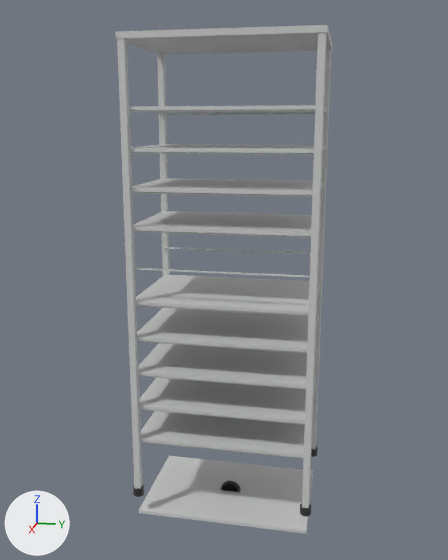
What one commit did to the Blender file objects_individually/storage-shelving/157-mobile_tray_rack/model.blend.
Camera for both pictures: a camera (50 mm lens) standing at (2.178, 0.409, 1.411) and looking at (-0.003, -0.028, 0.865). Every picture has the same lights, and +X, +Y and +Z are marked at lower left. The picture after the commit comes second.

Objects in the first picture: 'mobile_tray_rack_body_graphite', 'mobile_tray_rack_body_steel', 'mobile_tray_rack_castor_3_graphite', 'mobile_tray_rack_tray_steel'.
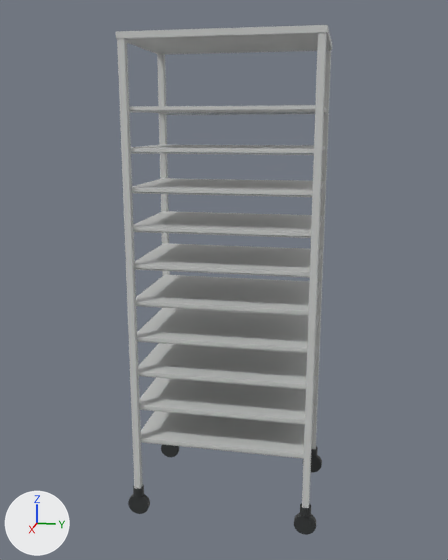
ob_mobile_tray_rack_tray_joint is not drawn itself; it is the parent of ob_mobile_tray_rack_tray.
ob_mobile_tray_rack_tray is not drawn itself; it is the parent of ob_mobile_tray_rack_tray_steel, ob_mobile_tray_rack_tray_surface, ob_mobile_tray_rack_tray_grip.

Scene script edits in JSON lines:
```json
{"block": "me_mobile_tray_rack_body_graphite", "where": "# used by ob_mobile_tray_rack_body_graphite; parent = ob_mobile_tray_rack_body; location = (0.0, 0.0, 0.0)"}
{"op": "remove", "block": "me_mobile_tray_rack_body_graphite", "code": "me_mobile_tray_rack_body_graphite.from_pydata(...)  # 272 vertices, 256 faces; spans x -0.23..0.23, y -0.33..0.33, z 0.08..0.11"}
{"op": "add", "block": "me_mobile_tray_rack_body_graphite", "code": "me_mobile_tray_rack_body_graphite.from_pydata(...)  # 2072 vertices, 1984 faces; spans x -0.23..0.23, y -0.35..0.35, z 0.0..0.11"}
{"block": "me_mobile_tray_rack_body_graphite", "change": "me_mobile_tray_rack_body_graphite part 1: 450 vertices added at x -0.222..-0.198, y -0.35..-0.27, z 0.0..0.08"}
{"block": "me_mobile_tray_rack_body_graphite", "change": "me_mobile_tray_rack_body_graphite part 2: 450 vertices added at x 0.198..0.222, y -0.35..-0.27, z 0.0..0.08"}
{"block": "me_mobile_tray_rack_body_graphite", "change": "me_mobile_tray_rack_body_graphite part 3: 450 vertices added at x -0.222..-0.198, y 0.27..0.35, z 0.0..0.08"}
{"block": "me_mobile_tray_rack_body_graphite", "change": "me_mobile_tray_rack_body_graphite part 4: 450 vertices added at x 0.198..0.222, y 0.27..0.35, z 0.0..0.08"}
{"block": "me_mobile_tray_rack_tray_steel", "where": "# used by ob_mobile_tray_rack_tray_steel; parent = ob_mobile_tray_rack_tray; location = (0.0, 0.0, 0.0)"}
{"op": "remove", "block": "me_mobile_tray_rack_tray_steel", "code": "me_mobile_tray_rack_tray_steel.from_pydata(...)  # 24 vertices, 12 faces; spans x -0.205..0.205, y -0.315..0.315, z -0.006..0.006"}
{"op": "add", "block": "me_mobile_tray_rack_tray_steel", "code": "me_mobile_tray_rack_tray_steel.from_pydata(...)  # 24 vertices, 12 faces; spans x -0.205..0.205, y -0.315..0.315, z 0.944..0.956"}
{"block": "me_mobile_tray_rack_tray_steel", "change": "me_mobile_tray_rack_tray_steel part 5: the whole mesh is moved by (0.0, 0.0, 0.95)"}
{"op": "set", "path": "ob_mobile_tray_rack_tray_joint.location", "old": "(0.0, 0.0, 0.95)", "new": "(0.0, 0.0, 0.0)"}
{"op": "set", "path": "ob_mobile_tray_rack_tray.location", "old": "(0.0, 0.0, -0.95)", "new": "(0.0, 0.0, 0.0)"}
{"op": "remove", "block": "ob_mobile_tray_rack_castor_3_graphite", "code": ["ob_mobile_tray_rack_castor_3_graphite = bpy.data.objects.new('mobile_tray_rack_castor_3_graphite', me_mobile_tray_rack_castor_3_graphite)", "ob_mobile_tray_rack_castor_3_graphite.parent = ob_mobile_tray_rack_castor_3", "ob_mobile_tray_rack_castor_3_graphite.location = (0.0, 0.0, 0.0)"]}
```

Where the change shows, as pixel boxes (x1, y1, x2, y2) in the pictures (448 x 560 px):
```json
{"object": "mobile_tray_rack_tray_steel", "change": "reshaped, moved", "before": [139, 456, 313, 534], "after": [134, 243, 321, 276], "on screen": "7% wider, 57% shorter"}
{"object": "mobile_tray_rack_body_graphite", "change": "reshaped", "before": [133, 446, 318, 517], "after": [128, 444, 322, 535], "on screen": "28% taller"}
{"object": "mobile_tray_rack_castor_3_graphite", "change": "deleted", "before": [221, 481, 241, 492]}
{"part": 1, "of": "me_mobile_tray_rack_body_graphite", "change": "added", "after": [161, 444, 180, 457]}
{"part": 2, "of": "me_mobile_tray_rack_body_graphite", "change": "added", "after": [128, 494, 150, 514]}
{"part": 3, "of": "me_mobile_tray_rack_body_graphite", "change": "added", "after": [303, 455, 322, 472]}
{"part": 4, "of": "me_mobile_tray_rack_body_graphite", "change": "added", "after": [294, 513, 316, 535]}
```
